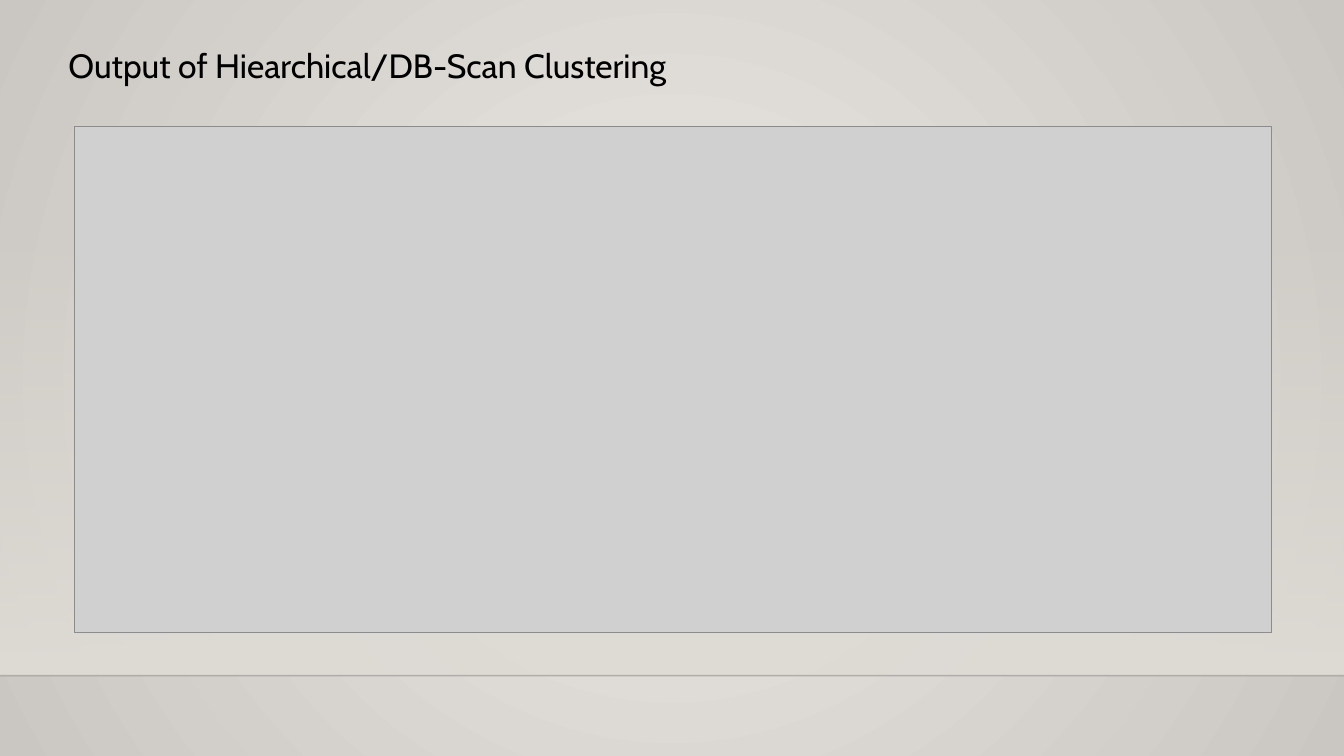
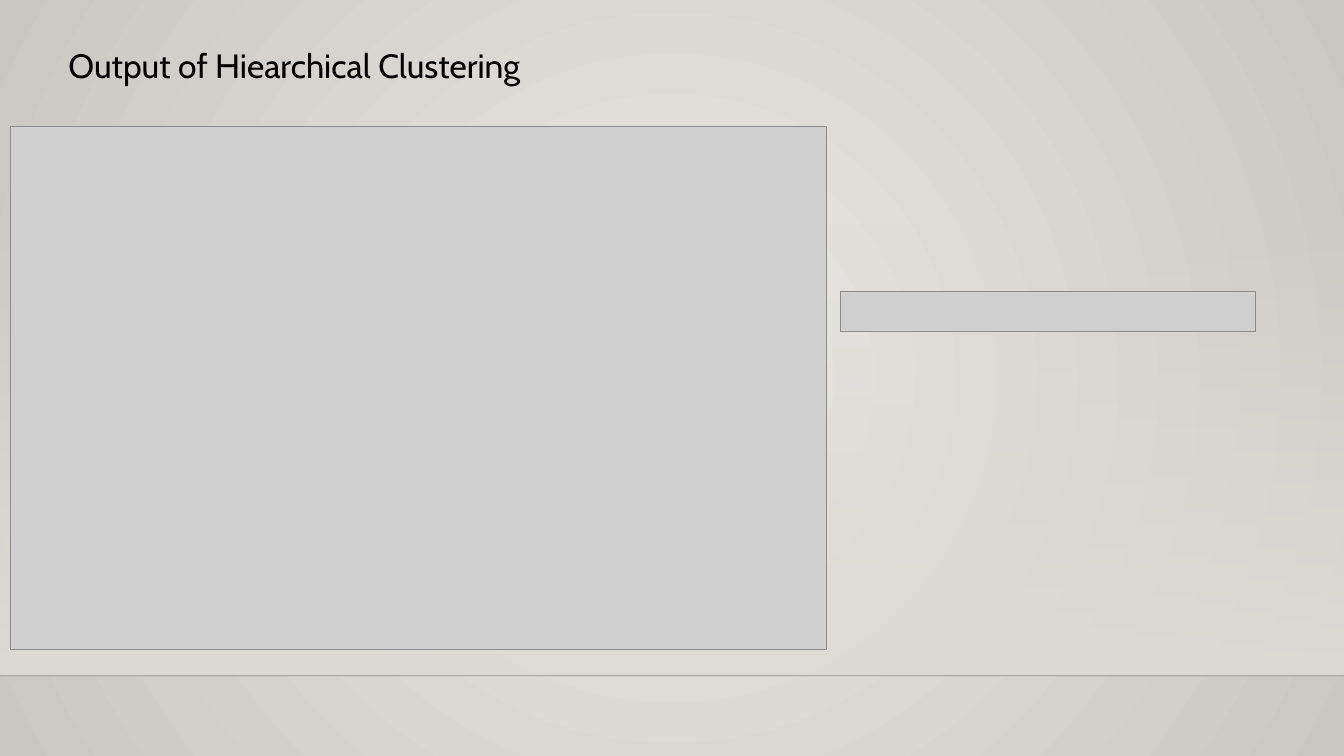
Before and after one commit to SindhujaJayaprakash/Netflix_MoviesTVShows_Clustering_ML, a slide deck: slide 15 of Netflix Movies and TV SHOWS Clustering.pptx. Drawn at 1344x756 pixels with LibreOffice and Linux fonts; fonts in the diff are those of the drawing; grey boxes stand for pictures; background and template pictures are left out. Boxes give left, top, right and bottom in pixels: in the first picture for what was removed or moved away, otherwise in the second. Text is boxed around its words. In the diff, an @@ line names an element or a change of style, - is before the commit and + after.

```diff
--- a/Netflix Movies and TV SHOWS Clustering.pptx
+++ b/Netflix Movies and TV SHOWS Clustering.pptx
@@ text at box(68, 52, 520, 86): text changed @@
-Output of Hiearchical/DB-Scan Clustering
+Output of Hiearchical Clustering
@@ picture: place and size @@
-picture at box(75, 127, 1272, 633)
+picture at box(11, 127, 828, 649)
@@ picture added at box(841, 291, 1255, 332) @@
```
Also in this commit, not shown: 2 other slides changed, 3 slides added, 1 other file.
